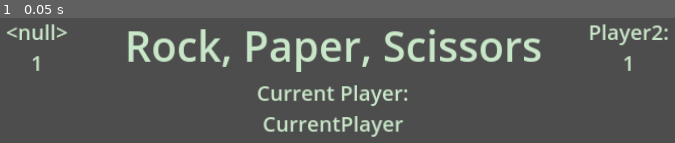
Above: before the commit, frame 1.
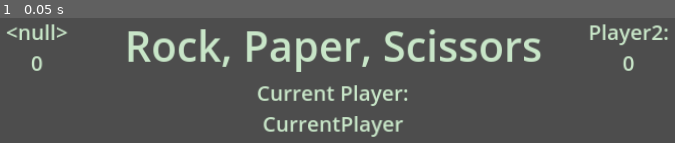
Above: after the commit, the same moment.

Repository: standstilldigitalmedia/MiniGames-gd
Game: Godot game, scene res://OverlayPanel/overlay_panel.tscn
Same seed, same stepped clock (60 frames per second), same inputs: the game is played once before the commit and once after it. This scene is started directly instead of the project's main scene.
Inputs:
- Up to frame 1 (0.05 s): no input

The runs differ from the first frame. In frame 1, 0.3% of the frame differs, in the area x 4-94%, y 30-43%.
Error in both runs: Cannot call method 'get_value' on a null value. (res://Autoload/config_manager.gd:42)

Commit message:
Randomized CoinFlipper
The coin was flipping in a predictable way which made it easy to time clicking the button to get the results you want. Each time the flipping timer times out, it's wait_time get sets to a random duration. Also changed the names of the timers in GamePicker to me more relevant to their function.

Diff:
--- a/FlipACoin/flip_a_coin.gd
+++ b/FlipACoin/flip_a_coin.gd
@@ -2,7 +2,9 @@
 
 var overlay_scene: Node
 var flipping = true
-var choice : String
+var stopping = false
+var choice: String
+var rng: RandomNumberGenerator
 
 func player_wins(player_name):
 	var win_scene_resource = load(ConfigManager.WIN_SCENE_PATH)
@@ -18,6 +20,8 @@
 		else:
 			$Background/FlippingCoin/Tails.show()
 			$Background/FlippingCoin/Heads.hide()
+		if !stopping:
+			$FlippingTimer.wait_time = rng.randf_range(0.15, 0.6)
 
 func _on_slow_down_timer_timeout():
 	$FlippingTimer.wait_time += 0.1
@@ -39,19 +43,21 @@
 					overlay_scene.increase_player_2_score()
 		$NextTurnTimer.start()
 
+func on_button_press():
+	stopping = true
+	$HeadsButton.set_disabled(true)
+	$TailsButton.set_disabled(true)
+	$SlowDownTimer.start()
+
 func _on_heads_button_pressed():
 	$HeadsButton.release_focus()
-	$HeadsButton.set_disabled(true)
-	$TailsButton.set_disabled(true)
 	choice = "heads"
-	$SlowDownTimer.start()
+	on_button_press()
 
 func _on_tails_button_pressed():
 	$TailsButton.release_focus()
-	$HeadsButton.set_disabled(true)
-	$TailsButton.set_disabled(true)
 	choice = "tails"
-	$SlowDownTimer.start()
+	on_button_press()
 
 func _on_next_turn_timer_timeout():
 	var winner = overlay_scene.check_for_winner()
@@ -65,7 +71,8 @@
 	flipping = true
 
 func _ready():
-	ConfigManager.read_config()
+	rng = RandomNumberGenerator.new()
+	rng.seed = hash(Time.get_datetime_string_from_system())
 	var overlay_resource = load(ConfigManager.OVERLAY_SCENE_PATH)
 	overlay_scene = overlay_resource.instantiate()
 	overlay_scene.set_title_text("Flip A Coin")
--- a/GamePicker/game_picker.gd
+++ b/GamePicker/game_picker.gd
@@ -32,7 +32,7 @@
 
 func check_for_stop():
 	if speed < 500:
-		$Timer2.stop()
+		$DecreaseSpeedTimer.stop()
 		var rng = RandomNumberGenerator.new()
 		rng.seed = hash(Time.get_datetime_string_from_system())
 		var rando = 53 #rng.randf_range(1.0, 100.0)
@@ -43,18 +43,6 @@
 func decrease_speed():
 	speed -= 100
 
-func _on_timer_1_timeout():
-	decrease_speed()
-	$Timer2.start()
-
-func _on_timer_2_timeout():
-	decrease_speed()
-	check_for_stop()
-
-func _on_timer_3_timeout():
-	print("changing scene now")
-	get_tree().change_scene_to_file(game_path)
-
 func _process(delta):
 	if moving:
 		var step = speed * delta
@@ -64,8 +52,7 @@
 		if panel_1_pos.y <= final_position.y + 5 and panel_1_pos.y >= final_position.y - 5:
 			moving = false
 			stopping = false
-			$Timer3.start()
-			print("timer3 started")
+			$ChangeSceneTimer.start()
 
 	if panel_1_pos.y - panel_2_pos.y > 400:
 		panel_2_pos.y = panel_1_pos.y - 400
@@ -82,9 +69,20 @@
 	$Background/Mask/GameSelectPanel1.position = panel_1_pos
 	$Background/Mask/GameSelectPanel2.position = panel_2_pos
 
-
 func _ready():
-	$Timer1.start()
+	$InitialWaitTimer.start()
 
 func _on_game_select_panel_1_stopped():
 	$Background/Mask/GameSelectPanel2.moving = false
+
+
+func _on_initial_wait_timer_timeout():
+	decrease_speed()
+	$DecreaseSpeedTimer.start()
+
+func _on_decrease_speed_timer_timeout():
+	decrease_speed()
+	check_for_stop()
+
+func _on_change_scene_timer_timeout():
+	get_tree().change_scene_to_file(game_path)
--- a/GamePicker/game_picker.tscn
+++ b/GamePicker/game_picker.tscn
@@ -162,17 +162,17 @@
 grow_vertical = 2
 texture = ExtResource("1_nopif")
 
-[node name="Timer1" type="Timer" parent="."]
+[node name="InitialWaitTimer" type="Timer" parent="."]
 wait_time = 3.0
 one_shot = true
 
-[node name="Timer2" type="Timer" parent="."]
+[node name="DecreaseSpeedTimer" type="Timer" parent="."]
 wait_time = 0.5
 
-[node name="Timer3" type="Timer" parent="."]
+[node name="ChangeSceneTimer" type="Timer" parent="."]
 wait_time = 3.0
 one_shot = true
 
-[connection signal="timeout" from="Timer1" to="." method="_on_timer_1_timeout"]
-[connection signal="timeout" from="Timer2" to="." method="_on_timer_2_timeout"]
-[connection signal="timeout" from="Timer3" to="." method="_on_timer_3_timeout"]
+[connection signal="timeout" from="InitialWaitTimer" to="." method="_on_initial_wait_timer_timeout"]
+[connection signal="timeout" from="DecreaseSpeedTimer" to="." method="_on_decrease_speed_timer_timeout"]
+[connection signal="timeout" from="ChangeSceneTimer" to="." method="_on_change_scene_timer_timeout"]
--- a/OverlayPanel/overlay_panel.tscn
+++ b/OverlayPanel/overlay_panel.tscn
@@ -55,7 +55,7 @@
 layout_mode = 2
 theme_override_colors/font_color = Color(0.784314, 0.901961, 0.784314, 1)
 theme_override_font_sizes/font_size = 50
-text = "1"
+text = "0"
 horizontal_alignment = 1
 vertical_alignment = 1
 
@@ -87,7 +87,7 @@
 layout_mode = 2
 theme_override_colors/font_color = Color(0.784314, 0.901961, 0.784314, 1)
 theme_override_font_sizes/font_size = 50
-text = "1"
+text = "0"
 horizontal_alignment = 1
 vertical_alignment = 1
 
